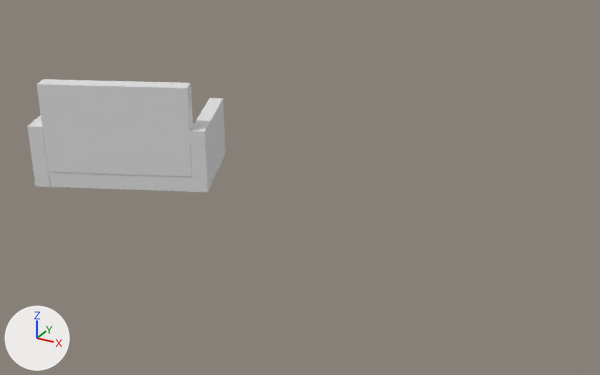
The FBX model IGCC2018/Assets/Meshes/LevelMeshes/Furniture/sofa.fbx as it was, and as the next commit left it.
Both versions are drawn from a 50 mm camera at (15.94, -18.98, 8.17) aimed at (7.94, -4.44, 0.9). The lights are fixed; the arrows at lower left show +X, +Y and +Z.
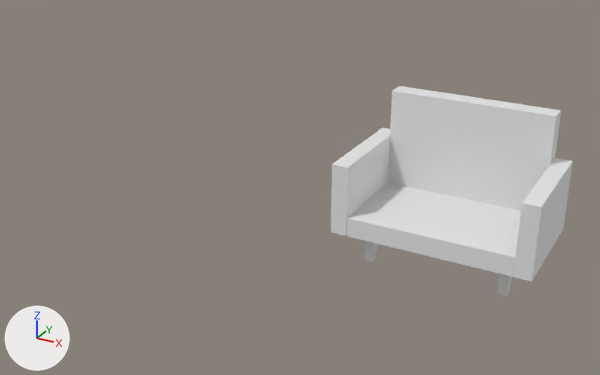
The change, as a list of edits to the scene's bpy script:
```text
Add mat_material_004:
    mat_material_004 = principled_material('Material.004')
    mat_material_004.base_color = (0.8, 0.8, 0.8)  # white #e7e7e7
    mat_material_004.roughness = 0.553
Change me_cube_782:
    used by ob_cube_746; location = (3.41, -4.51, 0.0)
    remove me_cube_782.from_pydata(...)  # 32 vertices, 24 faces; spans x -2.33..2.33, y -1.93..1.92, z 0.44..2.9
    add me_cube_782.from_pydata(...)  # 64 vertices, 48 faces; spans x -2.02..2.02, y -1.22..1.21, z 0.03..3.1
    me_cube_782 part 1: the loose piece of 8 vertices spanning x 1.04..2.33, y -0.42..1.92, z 0.45..1.92 is turned -24.2 degrees about the z axis through its middle, then moved by (0.16, -0.76, 0.2), in mat_material_004 (white #e7e7e7)
    me_cube_782 part 2: the loose piece of 8 vertices spanning x -2.02..2.02, y -1.77..1.77, z 0.44..0.84 is turned -24.2 degrees about the z axis through its middle, then moved by (0.0, 0.0, 0.2), in mat_material_004 (white #e7e7e7)
    me_cube_782 part 3: the loose piece of 8 vertices spanning x -1.2..2.02, y -1.79..-0.06, z 0.83..2.9 is turned -24.2 degrees about the z axis through its middle, then moved by (-0.41, -0.09, 0.2), in mat_material_004 (white #e7e7e7)
    me_cube_782 part 4: the loose piece of 8 vertices spanning x -2.33..-1.04, y -1.93..0.42, z 0.45..1.92 is turned -24.2 degrees about the z axis through its middle, then moved by (-0.16, 0.76, 0.2), in mat_material_004 (white #e7e7e7)
    me_cube_782 part 5
    20 vertices are added at x -1.56..1.45, y -0.89..0.91, z 0.03..0.67
    6 new vertices lie (0.24, 0.0, 0.0) away from vertices in x -1.55..1.21, y -0.89..0.91, z 0.67
    6 new vertices lie (0.17, 0.0, 0.0) away from vertices in x -1.52..1.25, y -0.85..0.87, z 0.03
    24 new faces join them
    add me_cube_782.materials.append(mat_material_004)  # white #e7e7e7
Change ob_cube_746:
    ob_cube_746.location: (3.41, -4.51, 0.0) -> (11.31, -4.4, 0.0)
    ob_cube_746.rotation_euler: (0.0, 0.0, 0.0) -> (0.0, 0.0, -3.142)  # degrees (0, 0, 0) -> degrees (0, 0, -180)
```

Location of each change, [x1, y1, x2, y2] in pixels of the pictures (600 x 375 px; the box of a moved part takes in the faces that stretch with it):
'Cube.746', reshaped, moved, turned
    before: [27, 79, 225, 192]
    after: [331, 86, 573, 296]
part 1 of me_cube_782, moved or reshaped
    before: [190, 98, 225, 192]
    after: [331, 128, 390, 236]
part 2 of me_cube_782, moved or reshaped
    before: [48, 172, 193, 192]
    after: [347, 183, 521, 277]
part 3 of me_cube_782, moved or reshaped
    before: [37, 79, 193, 177]
    after: [388, 86, 561, 210]
part 4 of me_cube_782, moved or reshaped
    before: [27, 115, 50, 187]
    after: [513, 158, 573, 282]
part 5 of me_cube_782, added
    after: [363, 240, 512, 296]
